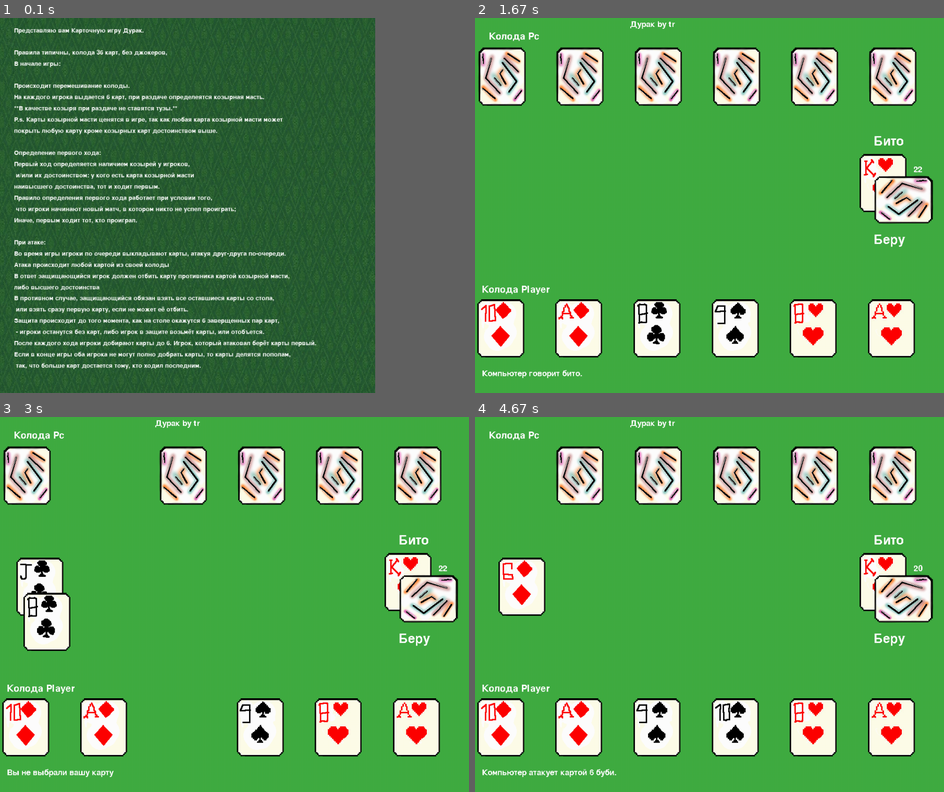
Above: before the commit, frames 1-4 (two rows, left to right).
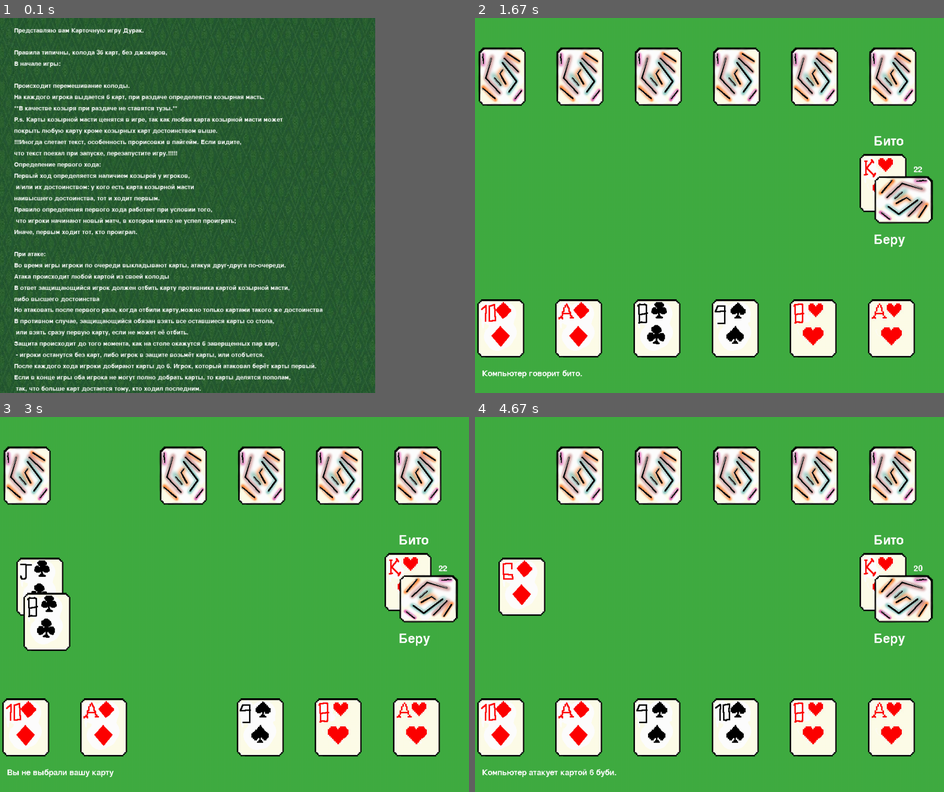
Above: after the commit, the same moments.

Repository: VoidChaser/Lyc
Game: pygame game, started from Pygame/project/fool.py
Same seed, same stepped clock (60 frames per second), same inputs: the game is played once before the commit and once after it.
Inputs (mouse positions are in pixels of both pictures, inside the frame that each line leads up to):
- Up to frame 1 (0.1 s): no input
- Up to frame 2 (1.67 s): click (662, 205) at 0.38 s; click (498, 74) at 0.72 s; click (812, 329) at 1.55 s
- Up to frame 3 (3 s): click (243, 477) at 1.88 s; click (182, 728) at 2.22 s; click (412, 747) at 2.55 s; click (159, 480) at 2.88 s
- Up to frame 4 (4.67 s): click (873, 702) at 3.22 s; click (512, 585) at 4.05 s; click (887, 540) at 4.38 s

The runs differ from the first frame. In frame 1, 9.1% of the frame differs, in the area x 3-69%, y 32-100%; in frame 2, 0.3%; in frame 3, 0.3%; in frame 4, 0.3%.

Commit message:
Подредактированы надписи и динамично меняется еще и какой козырь.

Diff:
--- a/Pygame/project/fool.py
+++ b/Pygame/project/fool.py
@@ -48,7 +48,8 @@
                   "**В качестве козыря при раздаче не ставятся тузы.**",
                   "P.s. Карты козырной масти ценятся в игре, так как любая карта козырной масти может",
                   "покрыть любую карту кроме козырных карт достоинством выше.",
-                  "",
+                  "!!!Иногда слетает текст, особенность прорисовки в пайгейм. Если видите,",
+                  "что текст поехал при запуске, перезапустите игру.!!!!!",
                   "Определение первого хода:",
                   "Первый ход определяется наличием козырей у игроков,",
                   " и/или их достоинством: у кого есть карта козырной масти",
@@ -62,6 +63,8 @@
                   "Атака происходит любой картой из своей колоды",
                   "В ответ защищающийся игрок должен отбить карту противника картой козырной масти,",
                   "либо высшего достоинства",
+                  "Но атаковать после первого раза, когда отбили карту,"
+                  "можно только картами такого же достоинства",
                   "В противном случае, защищающийся обязан взять все оставшиеся карты со стола,",
                   " или взять сразу первую карту, если не может её отбить.",
                   "Защита происходит до того момента, как на столе окажутся 6 заверщенных пар карт,",
@@ -462,6 +465,8 @@
     def new_game(self):
         global kozir_sprite
         global bito_sprite
+        global kozir_while_empty_suit
+        global kozir_while_empty_value
         game.winner = None
         if self.hands:
             self.hands = []
@@ -469,6 +474,10 @@
         self.begin_round(first_hod=True)
         kozir_sprite = Bito_sprite(game.kozir, 820, 290)
         bito_sprite = Bito_sprite(bito_card_image, 850, 335)
+        interface_sprites.empty()
+        kozir_while_empty_suit = Interface_Sprite(f'Козыри:', 820, 335)
+        kozir_while_empty_value = Interface_Sprite(f'{self.kozir.suit}', 820, 355)
+
         self.win = False
 
     # Метод начинает новую игру
@@ -507,7 +516,7 @@
             self.player_hand += self.deck.pop()
         for _ in self.hands:
             _.recount()
-        print(f'Раздал карты первый раз.')
+        # print(f'Раздал карты первый раз.')
 
     # Метод раздаёт карты когда начинается игра и инициализирует козырь, руки игроков
 
@@ -600,11 +609,11 @@
             _.recount()
         card_sprites.empty()
         self.init_and_draw_decks()
-        winer = self.check_win()
-        if type(winer) is Hand:
-            losed = list(filter(lambda x: x.name != winer.name, self.hands))[0]
-            # print(f'{winer.name} победил. {losed.name} остаётся в дураках.')
-            return
+        # winer = self.check_win()
+        # if type(winer) is Hand:
+        #     losed = list(filter(lambda x: x.name != winer.name, self.hands))[0]
+        #     print(f'{winer.name} победил. {losed.name} остаётся в дураках.')
+        # return
         self.hod_dict = {}
         if not first_hod:
             self.hodit = list(filter(lambda x: x != self.hodit, self.hands))[0]
@@ -697,8 +706,6 @@
     log_sprite = Interface_Sprite('', 15, 750)
     kozir_sprite = Bito_sprite(game.kozir, 820, 290)
     bito_sprite = Bito_sprite(bito_card_image, 850, 335)
-    kozir_while_empty_suit = Interface_Sprite(f'Козыри:', 820, 335)
-    kozir_while_empty_value = Interface_Sprite(f'{game.kozir.suit}', 820, 355)
 
     # Создаём классы, которые используют данные, полученные в ходе игры.
 
